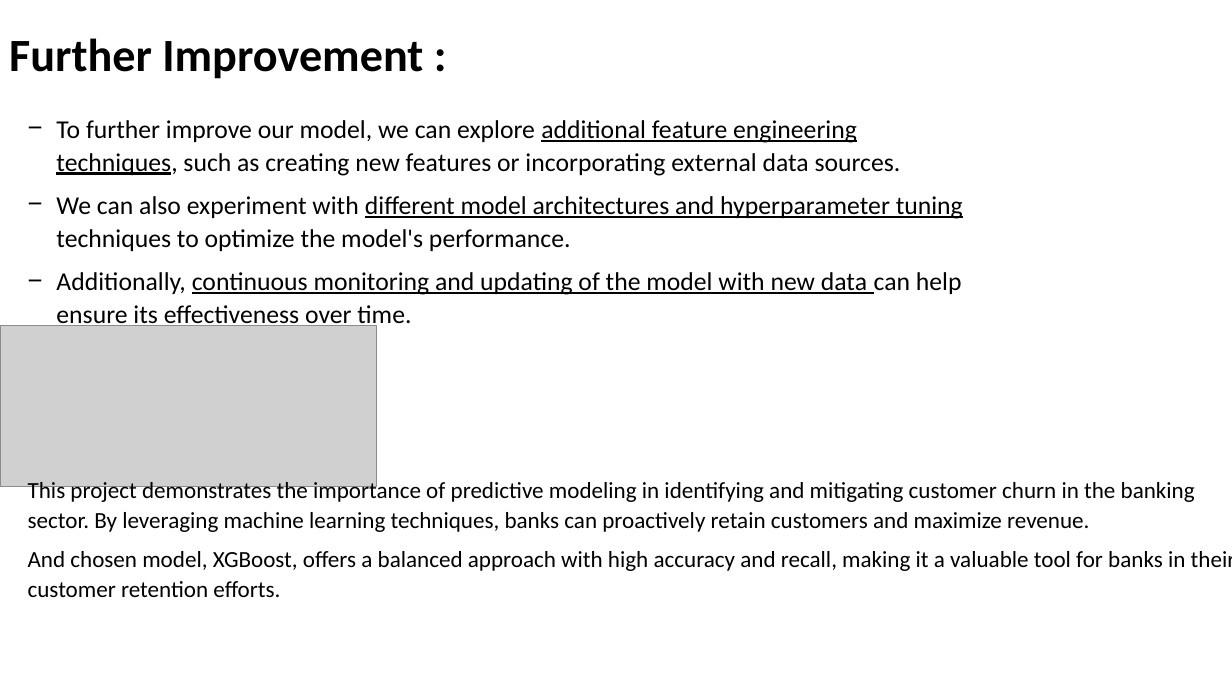
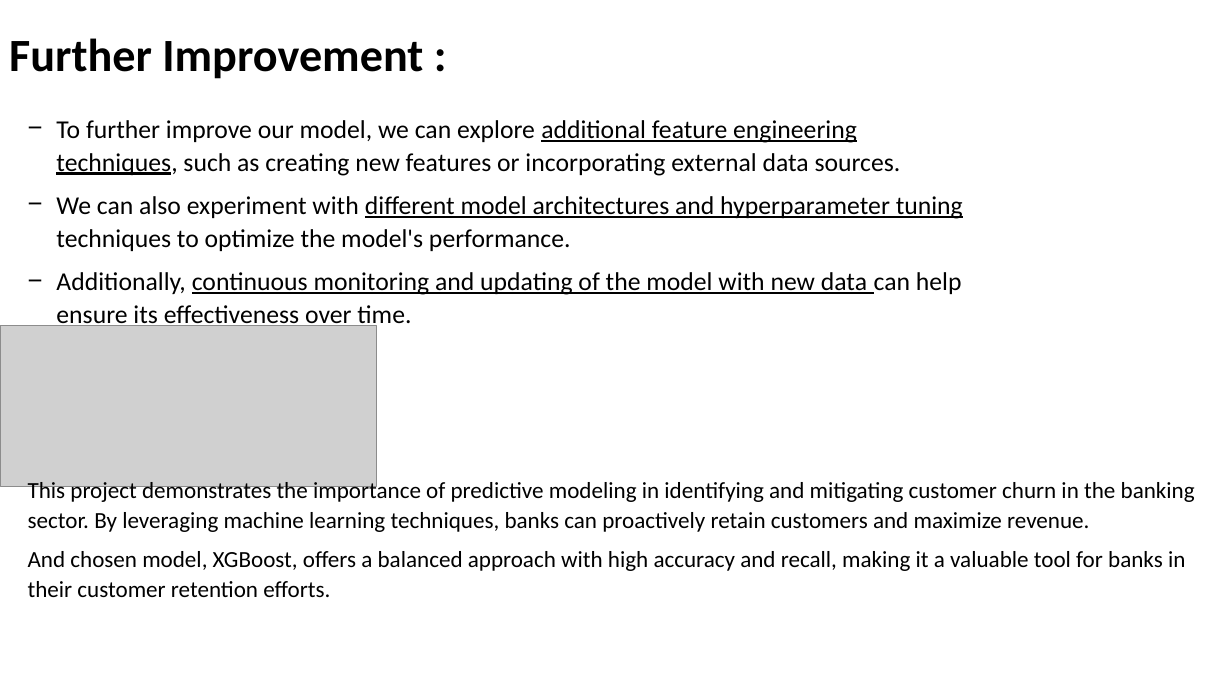
Before and after one commit to kamakshii22/Churn_Analysis_Prediction, a slide deck: slide 15 of PPT_Kamakshi.pptx. Drawn at 1232x693 pixels with LibreOffice and Linux fonts; fonts in the diff are those of the drawing; grey boxes stand for pictures; background and template pictures are left out. Boxes give left, top, right and bottom in pixels: in the first picture for what was removed or moved away, otherwise in the second. Text is boxed around its words. In the diff, an @@ line names an element or a change of style, - is before the commit and + after.

```diff
--- a/PPT_Kamakshi.pptx
+++ b/PPT_Kamakshi.pptx
@@ text "This project demonstrates the importance ..." rewrapped from (28,478,1232,597) to (28,478,1195,597) @@
```
Also in this commit, not shown: 8 other slides changed.
